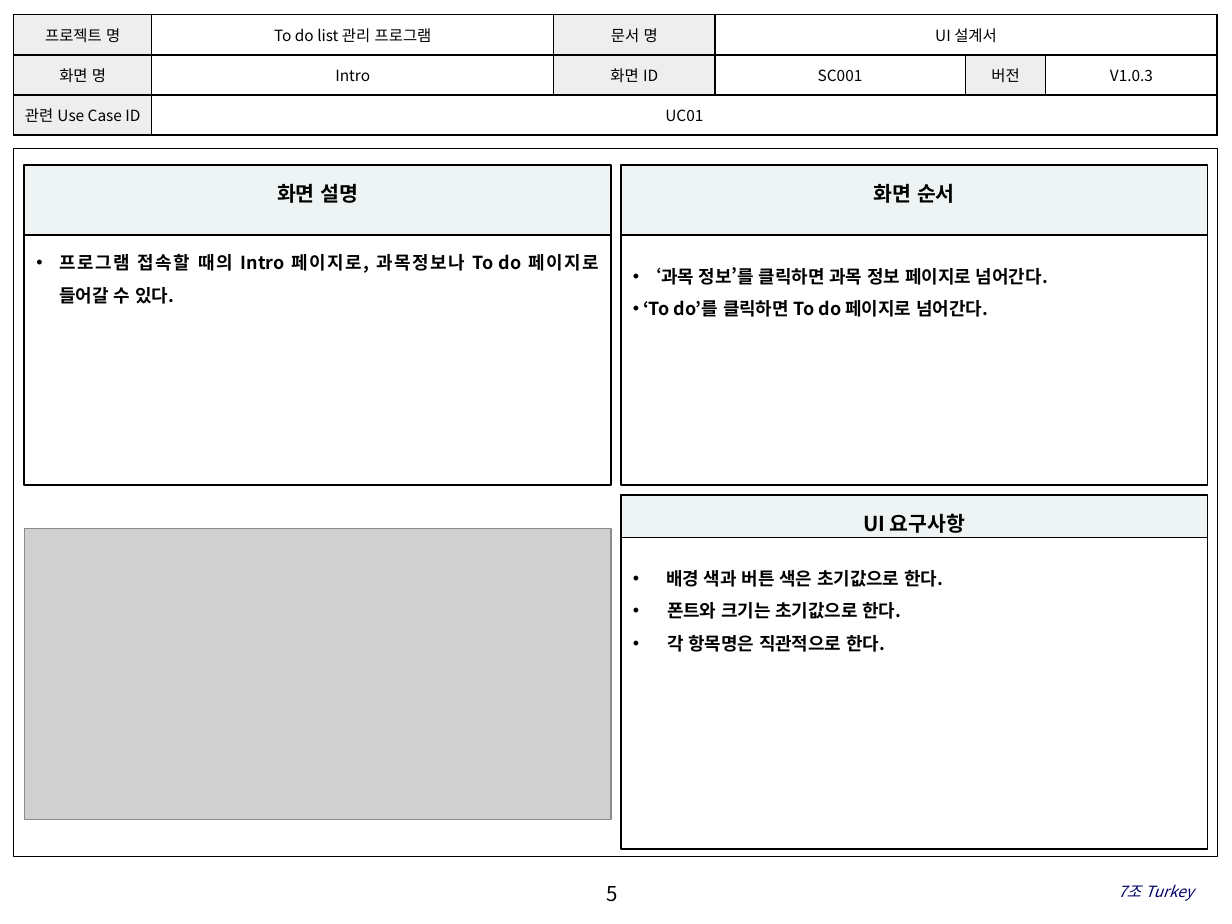
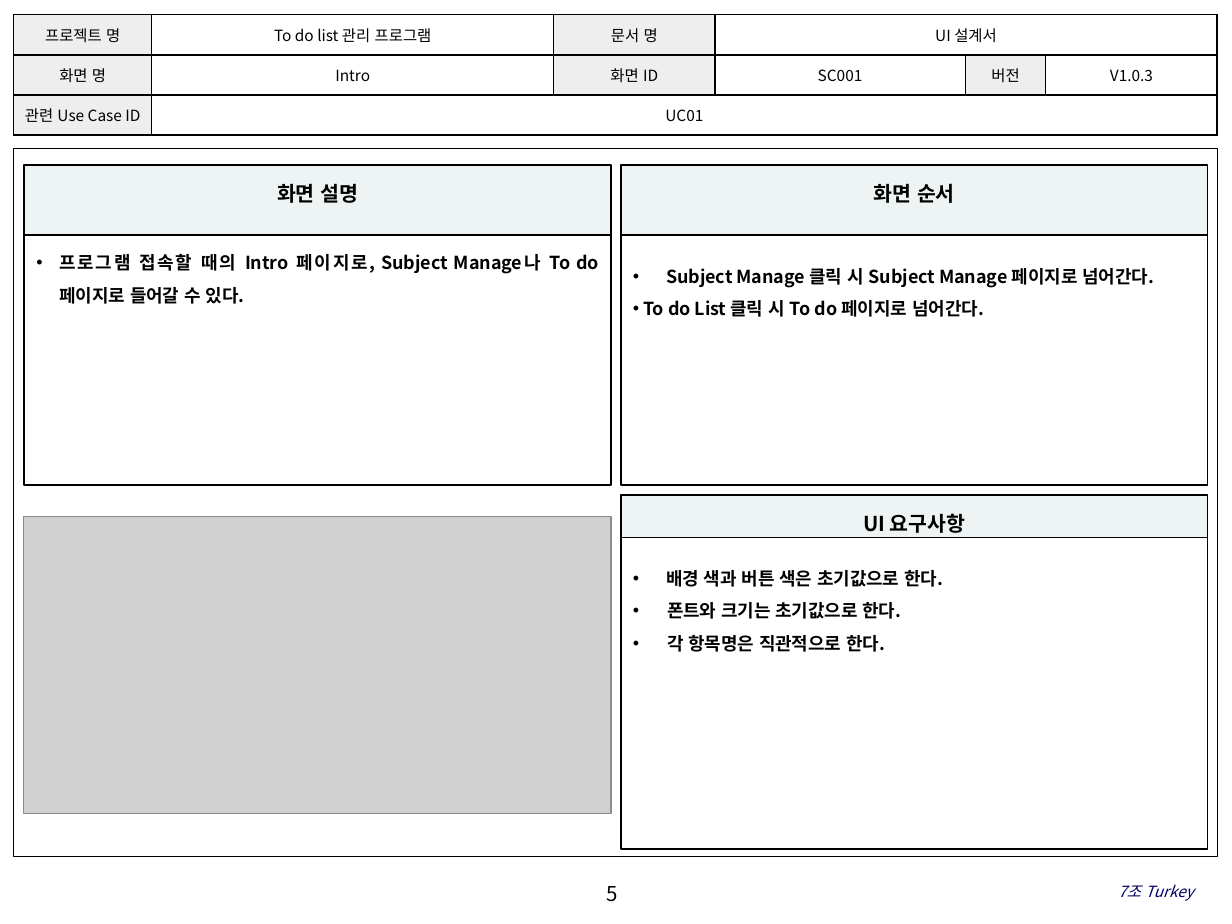
Before and after one commit to SE-admin/7, a slide deck: slide 5 of doc/3_ 설계서/UI Design.pptx. Drawn at 1232x924 pixels with LibreOffice and Linux fonts; fonts in the diff are those of the drawing; grey boxes stand for pictures; background and template pictures are left out. Boxes give left, top, right and bottom in pixels: in the first picture for what was removed or moved away, otherwise in the second. Text is boxed around its words. In the diff, an @@ line names an element or a change of style, - is before the commit and + after.

```diff
--- a/doc/3_ 설계서/UI Design.pptx
+++ b/doc/3_ 설계서/UI Design.pptx
@@ text at [59,254,599,304]: text changed @@
-• 프로그램 접속할 때의 Intro 페이지로, 과목정보나 To do 페이지로 들어갈 수 있다.
+• 프로그램 접속할 때의 Intro 페이지로, Subject Manage나 To do 페이지로 들어갈 수 있다.
@@ text in rectangle at [643,268,1154,317]: text changed @@
-• ‘과목 정보’를 클릭하면 과목 정보 페이지로 넘어간다.
-• ‘To do’를 클릭하면 To do 페이지로 넘어간다.
+• Subject Manage 클릭 시 Subject Manage 페이지로 넘어간다.
+• To do List 클릭 시 To do 페이지로 넘어간다.
@@ picture: place and size @@
-picture at [25,529,611,819]
+picture at [23,516,611,813]
```
Also in this commit, not shown: 13 other slides changed.
